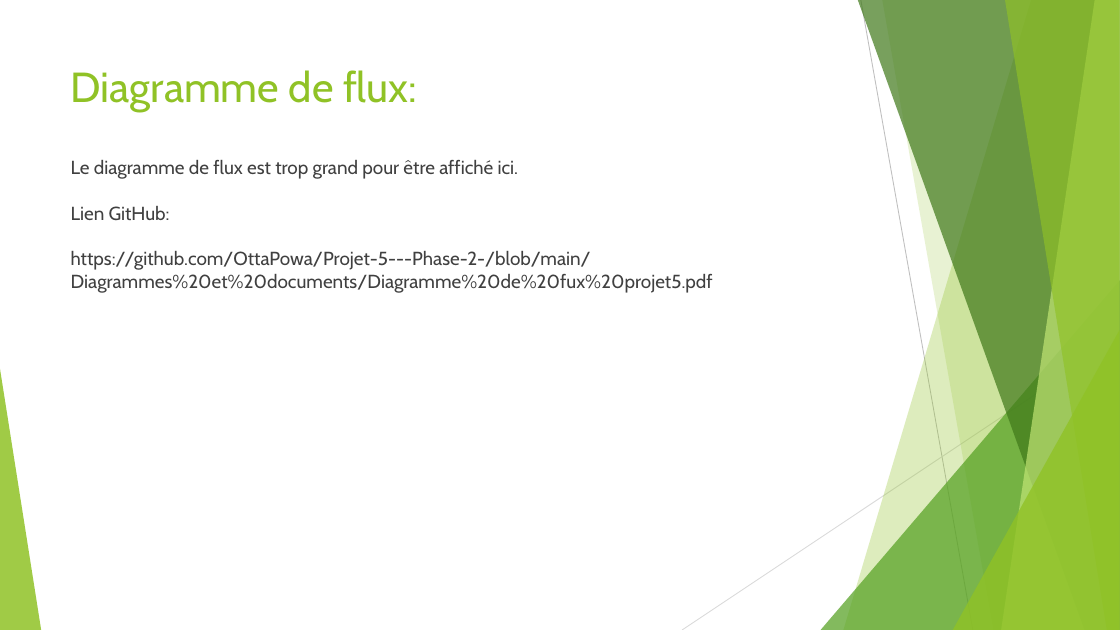
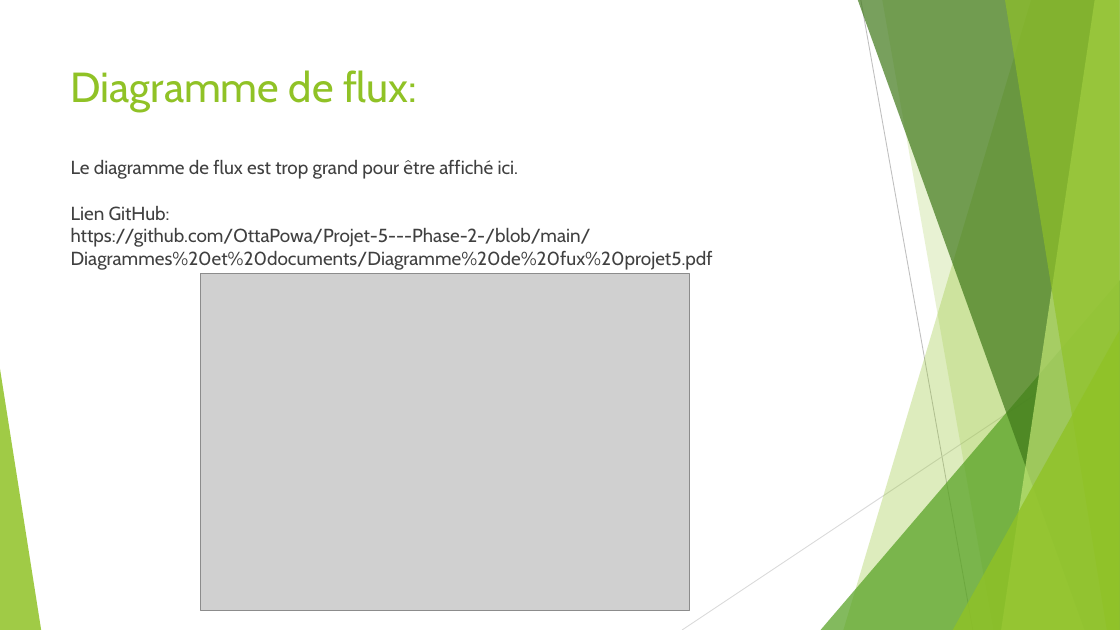
Before and after one commit to OttaPowa/Projet-5---Phase-2-, a slide deck: slide 9 of Diagrammes et documents/Support de présentation P5 Collet Jérémy.pptx (slide 7 before the commit). Drawn at 1120x630 pixels with LibreOffice and Linux fonts; fonts in the diff are those of the drawing; grey boxes stand for pictures. Boxes give left, top, right and bottom in pixels: in the first picture for what was removed or moved away, otherwise in the second. Text is boxed around its words. In the diff, an @@ line names an element or a change of style, - is before the commit and + after.

Commit message:
20/01
finalisation des livrables
A FAIRE:
finir le document démarche

```diff
--- a/Diagrammes et documents/Support de présentation P5 Collet Jérémy.pptx
+++ b/Diagrammes et documents/Support de présentation P5 Collet Jérémy.pptx
@@ title "Diagramme de flux: Le diagramme ..." rewrapped from [71,70,713,293] to [71,70,713,270] @@
@@ picture added at [201,274,691,611] @@
```
Also in this commit, not shown: 2 other slides changed, 3 slides added, 1 slide removed, 3 other files.
